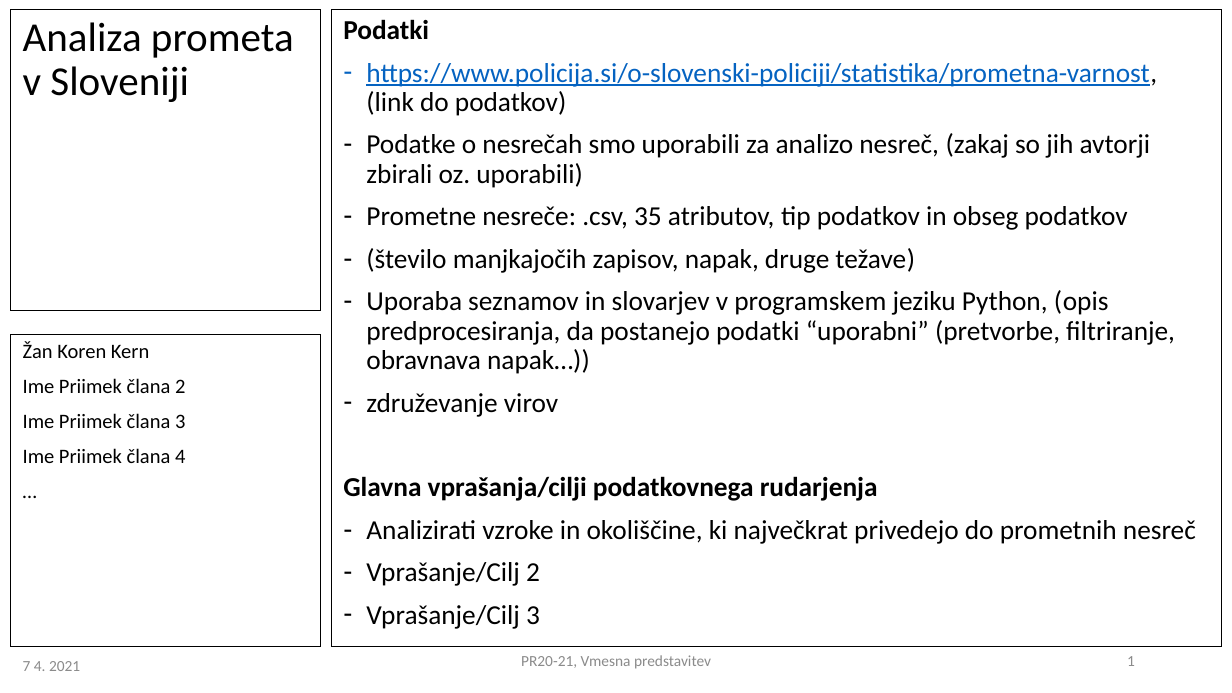
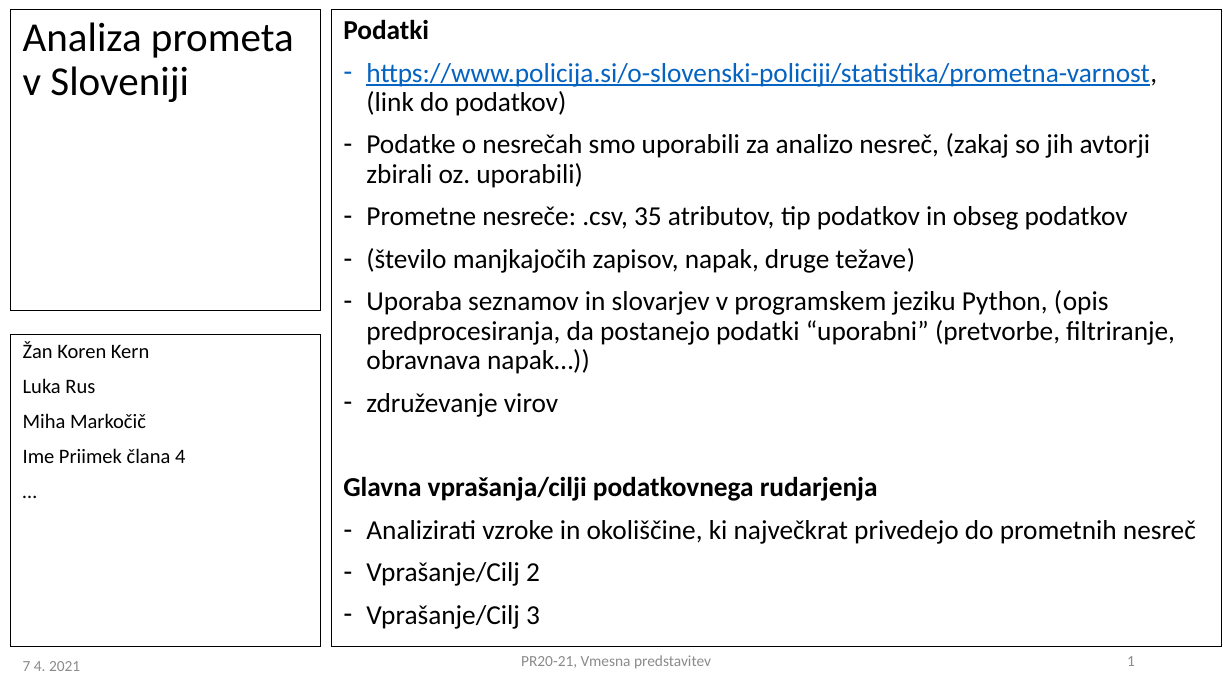
Before and after one commit to mihoci10/PR21_ZKK_MM_LR_MK, a slide deck: slide 1 of PR2020-21_vmesna_PR21_ZKK_MM_LR_MK.pptx. Drawn at 1232x693 pixels with LibreOffice and Linux fonts; fonts in the diff are those of the drawing. Boxes give left, top, right and bottom in pixels: in the first picture for what was removed or moved away, otherwise in the second. Text is boxed around its words. In the diff, an @@ line names an element or a change of style, - is before the commit and + after.

```diff
--- a/PR2020-21_vmesna_PR21_ZKK_MM_LR_MK.pptx
+++ b/PR2020-21_vmesna_PR21_ZKK_MM_LR_MK.pptx
@@ text at <box>23,378,146,428</box>: text changed @@
-Ime Priimek člana 2
-Ime Priimek člana 3
+Luka Rus
+Miha Markočič
```
